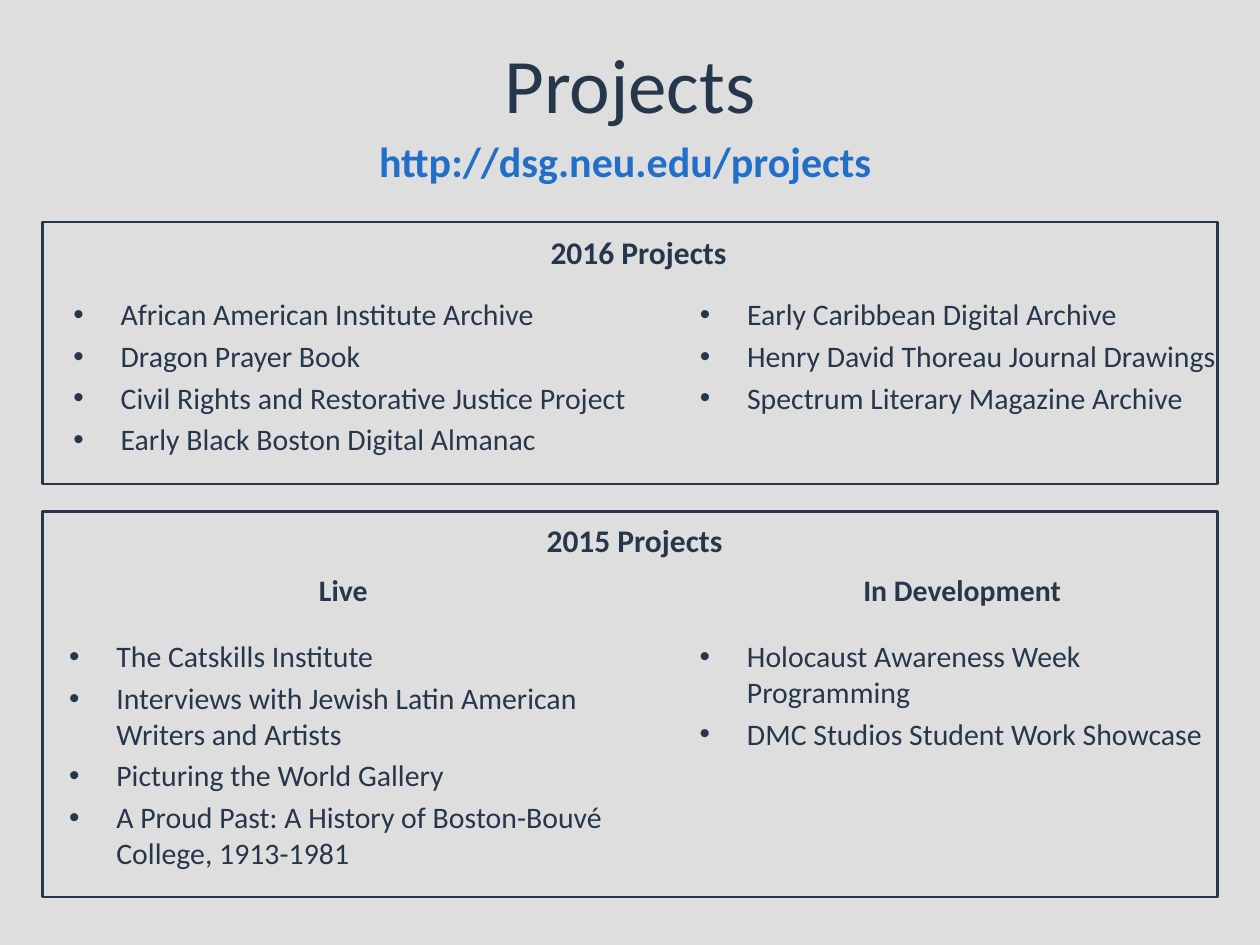
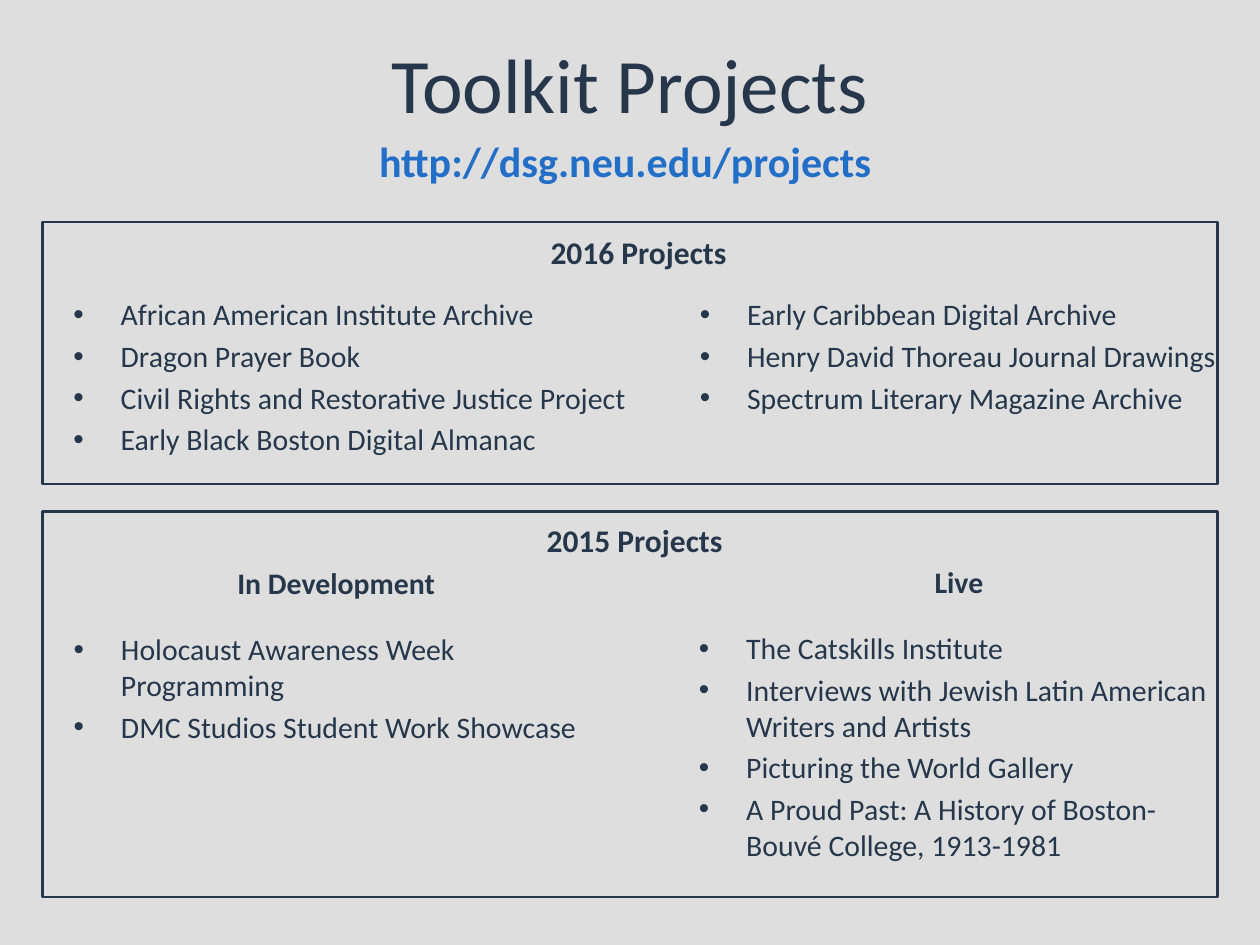
Before and after one commit to sarahjeansweeney/various_files, a slide deck: slide 4 of Presentations/Library All Staff 2016 09/allstaff201609.pptx. Drawn at 1260x945 pixels with LibreOffice and Linux fonts; fonts in the diff are those of the drawing. Boxes give left, top, right and bottom in pixels: in the first picture for what was removed or moved away, otherwise in the second. Text is boxed around its words. In the diff, an @@ line names an element or a change of style, - is before the commit and + after.

Commit message:
Last changes before presentation

```diff
--- a/Presentations/Library All Staff 2016 09/allstaff201609.pptx
+++ b/Presentations/Library All Staff 2016 09/allstaff201609.pptx
@@ title at bbox=[391, 59, 868, 126]: text changed @@
-Projects
+Toolkit Projects
@@ text "In Development": place and size @@
-text "In Development" at bbox=[747, 580, 1202, 745]
+text "In Development" at bbox=[121, 573, 576, 738]
@@ text "Live" rewrapped from bbox=[116, 580, 602, 869] to bbox=[746, 572, 1206, 861] @@
```
